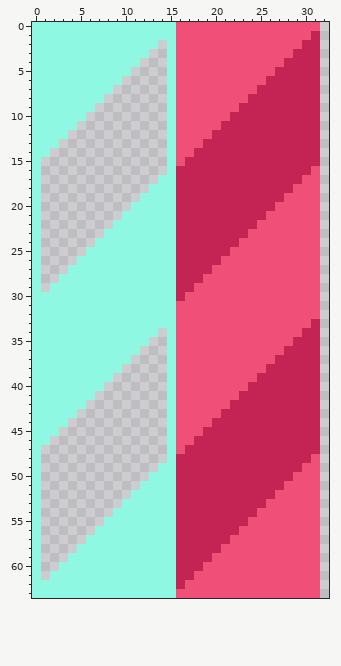
A pixel-art file gets an edit: Assets/_Bloodmetal/Sprites/Doors.aseprite. This is how it looked before the edit.
64x64 pixels, 1 frame. Shown: x 0..32, y 0..63.
The same view after the edit:
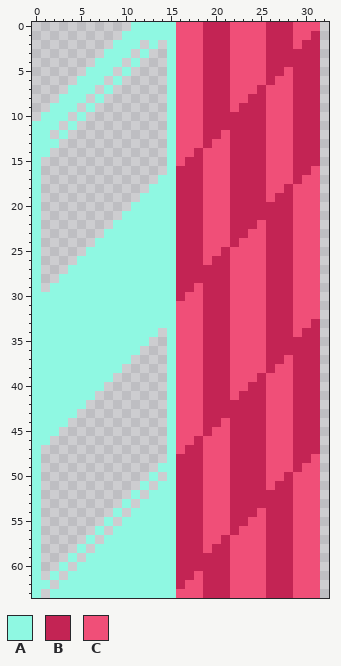
Palette (. is transparent): A #8ff8e2  B #c32454  C #f04f78
What changed:
Changed rows in their new state; - is an unchanged pixel.
first column x 0:
 0 ...........--------BBB----BBB
 1 ..........---------BBB----BBB
 2 .........---.------BBB----BBB
 3 ........---.-------BBB----BBB
 4 .......---.--------BBB----BB-
 5 ......---.---------BBB----B-C
 6 .....---.----------BBB-----CC
 7 ....---.-----------BBB----CCC
 8 ...---.------------BBB----CCC
 9 ..---.-------------BBB----CCC
10 .---.--------------BBB----CCC
11 ---.---------------BB-----CCC
12 --.----------------B-C----CCC
13 --------------------CC----CCC
14 -------------------CCC----CCC
15 -------------------CCC----CCC
16 -------------------CCC----CCC
17 -------------------CCC----CCC
18 -------------------CCC----CC-
19 -------------------CCC----C-B
20 -------------------CCC-----BB
21 -------------------CCC----BBB
22 -------------------CCC----BBB
23 -------------------CCC----BBB
24 -------------------CCC----BBB
25 -------------------CC-----BBB
26 -------------------C-B----BBB
27 --------------------BB----BBB
28 -------------------BBB----BBB
29 -------------------BBB----BBB
30 -------------------BBB----BBB
31 -------------------BBB----BBB
32 -------------------BBB----BBB
33 -------------------BBB----BBB
34 -------------------BBB----BBB
35 -------------------BBB----BBB
36 -------------------BBB----BB-
37 -------------------BBB----B-C
38 -------------------BBB-----CC
39 -------------------BBB----CCC
40 -------------------BBB----CCC
41 -------------------BBB----CCC
42 -------------------BBB----CCC
43 -------------------BB-----CCC
44 -------------------B-C----CCC
45 --------------------CC----CCC
46 -------------------CCC----CCC
47 -------------------CCC----CCC
48 -------------------CCC----CCC
49 -------------------CCC----CCC
50 --------------.----CCC----CC-
51 -------------.-----CCC----C-B
52 ------------.------CCC-----BB
53 -----------.-------CCC----BBB
54 ----------.--------CCC----BBB
55 ---------.---------CCC----BBB
56 --------.----------CCC----BBB
57 -------.-----------CC-----BBB
58 ------.------------C-B----BBB
59 -----.--------------BB----BBB
60 ----.--------------BBB----BBB
61 ---.---------------BBB----BBB
62 --.----------------BBB----BBB
63 -.-----------------BBB----BBB
Pixel boxes of the changes (left, top, right, bottom) in both pictures:
erased: (32, 22, 149, 139)
changed: (203, 22, 293, 598)
erased: (41, 472, 167, 598)
